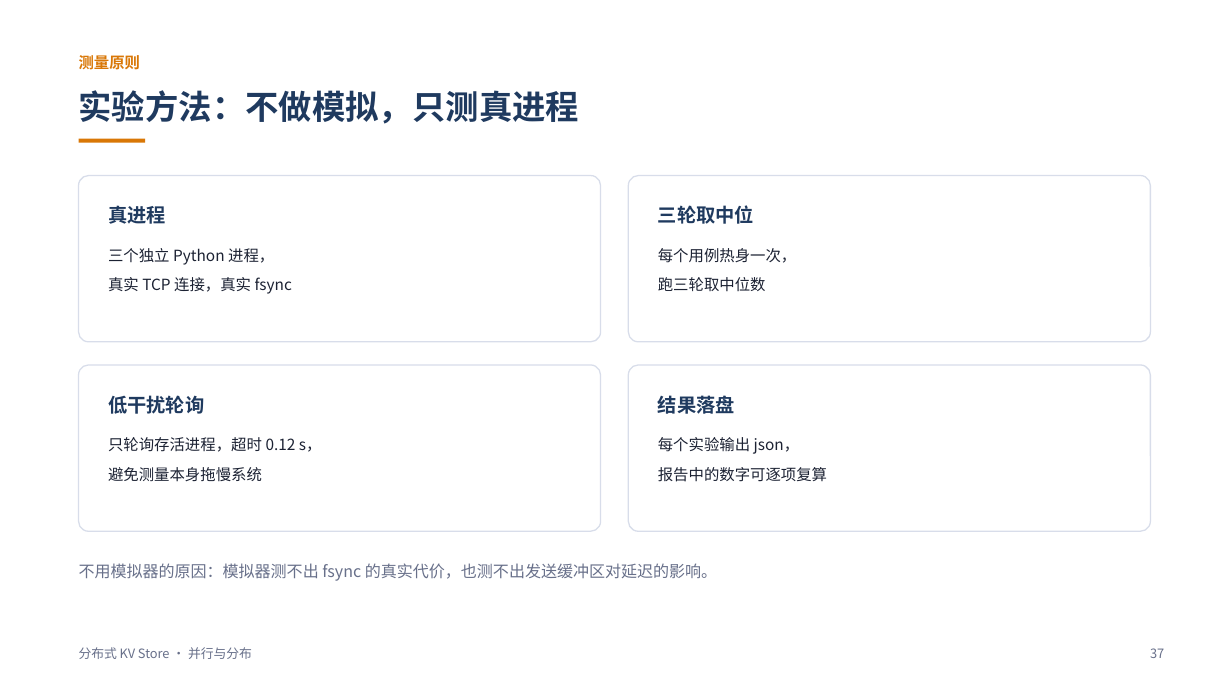
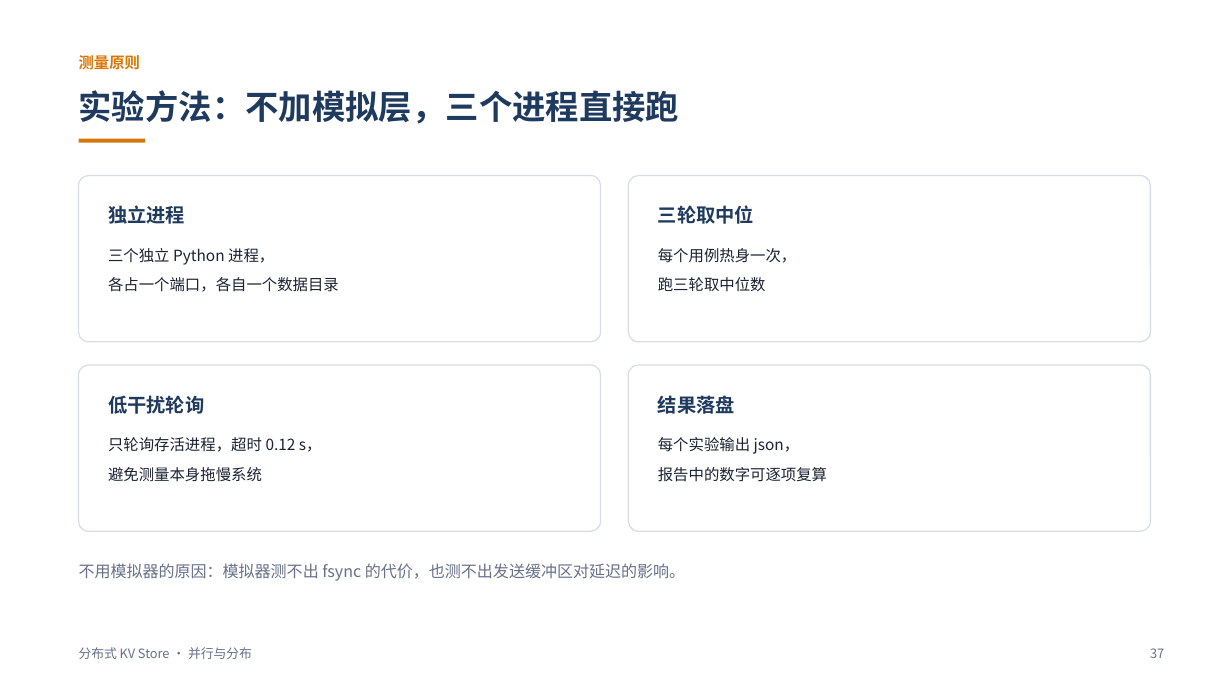
Before and after one commit to L1tiansuo/distributed-kv-store, a slide deck: slide 37 of ppt/分布式KV Store 讲解_v3.pptx. Drawn at 1232x693 pixels with LibreOffice and Linux fonts; fonts in the diff are those of the drawing. Boxes give left, top, right and bottom in pixels: in the first picture for what was removed or moved away, otherwise in the second. Text is boxed around its words. In the diff, an @@ line names an element or a change of style, - is before the commit and + after.

Commit message:
v3 修订：去掉刻意强调真实的表述，重写结论页落点，踩坑表列宽调整

```diff
--- a/ppt/分布式KV Store 讲解_v3.pptx
+++ b/ppt/分布式KV Store 讲解_v3.pptx
@@ text at bbox=[79, 90, 680, 124]: text changed @@
-实验方法：不做模拟，只测真进程
+实验方法：不加模拟层，三个进程直接跑
@@ text at bbox=[108, 205, 185, 224]: text changed @@
-真进程
+独立进程
@@ text at bbox=[108, 248, 339, 292]: text changed @@
-三个独立 Python 进程，
-真实 TCP 连接，真实 fsync
+三个独立 Python 进程，
+各占一个端口，各自一个数据目录
@@ text at bbox=[79, 563, 685, 581]: text changed @@
-不用模拟器的原因：模拟器测不出 fsync 的真实代价，也测不出发送缓冲区对延迟的影响。
+不用模拟器的原因：模拟器测不出 fsync 的代价，也测不出发送缓冲区对延迟的影响。
```
Also in this commit, not shown: 4 other slides changed, 1 other file.
